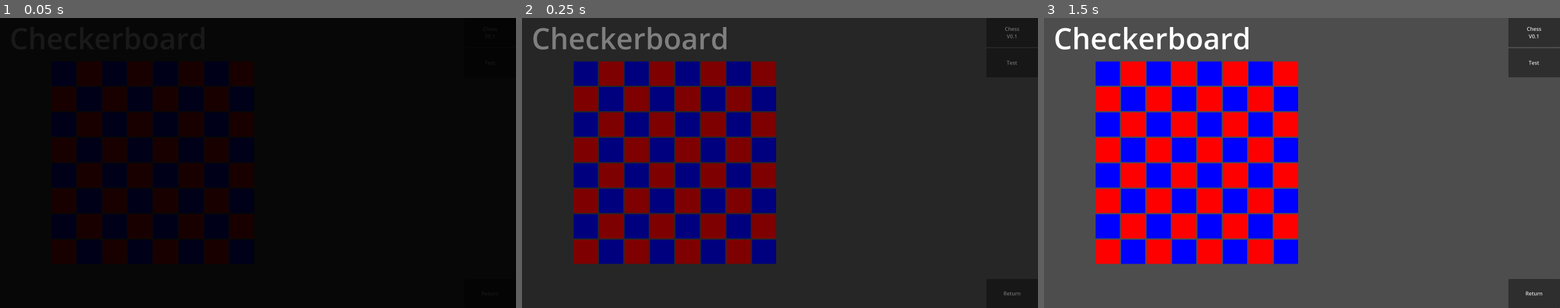
Above: before the commit, frames 1-3 (left to right).
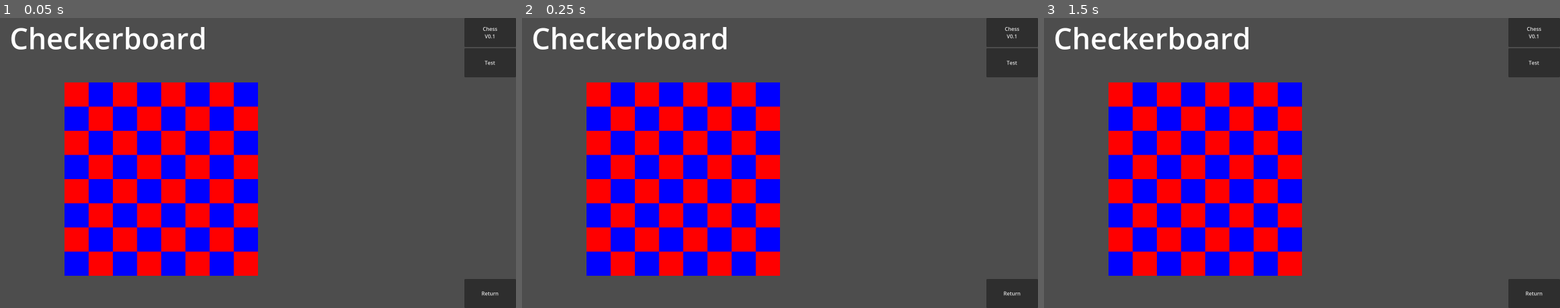
Above: after the commit, the same moments.

Repository: Thorpas/Godot-4-Cookbook
Game: Godot game, scene res://system/showcases/checkerboard/CheckerboardShowcaseScreen.tscn
Two runs of this game, one before a commit and one after it. Both use one fixed random seed, a clock stepped at 60 frames per second and the inputs below. This scene is started directly instead of the project's main scene.
Inputs (mouse positions are in pixels of both pictures, inside the frame that each line leads up to):
- Up to frame 1 (0.05 s): no input
- Up to frame 2 (0.25 s): no input
- Up to frame 3 (1.5 s): click (1105, 73) at 0.52 s; click (1121, 93) at 1.27 s

The runs differ from the first frame. In frame 1, 100% of the frame differs, in the area x 0-100%, y 0-100%; in frame 2, 97%; in frame 3, 18%.

Commit message:
Update Checkerboard V0.1.1
Chess V0.2

Diff:
--- a/system/showcases/checkerboard/CheckerboardGame.gd
+++ b/system/showcases/checkerboard/CheckerboardGame.gd
@@ -1,17 +1,120 @@
 extends Node2D
-class_name ChackerboardGame
+class_name CheckerboardGame
+
+# Constants
+enum GAMES{CHESS}
+
+const BLACK = &"Black"
+const WHITE = &"White"
+
+const BISHOP = &"Bishop"
+const KING = &"King"
+const KNIGHT = &"Knight"
+const PAWN = &"Pawn"
+const QUEEN = &"Queen"
+const ROOK = &"ROOK"
 
 # Functions
+var _game:GAMES
 
 ## Godot
 func _ready():
 	_initialize_color_board(Vector2(75, 75), Color.RED, Color.BLUE)
+
+## Chess
+func initialize_chess_game():
+	var _piece:ChessPiece
+	_game = GAMES.CHESS
+	await _initialize_color_board(Vector2(75, 75), Color.BURLYWOOD, Color.SADDLE_BROWN)
+	_piece = _create_chess_piece(ROOK, BLACK)
+	_set_piece_on_board(_piece, 0, 0)
+	_piece = _create_chess_piece(KNIGHT, BLACK)
+	_set_piece_on_board(_piece, 1, 0)
+	_piece = _create_chess_piece(BISHOP, BLACK)
+	_set_piece_on_board(_piece, 2, 0)
+	_piece = _create_chess_piece(QUEEN, BLACK)
+	_set_piece_on_board(_piece, 3, 0)
+	_piece = _create_chess_piece(KING, BLACK)
+	_set_piece_on_board(_piece, 4, 0)
+	_piece = _create_chess_piece(BISHOP, BLACK)
+	_set_piece_on_board(_piece, 5, 0)
+	_piece = _create_chess_piece(KNIGHT, BLACK)
+	_set_piece_on_board(_piece, 6, 0)
+	_piece = _create_chess_piece(ROOK, BLACK)
+	_set_piece_on_board(_piece, 7, 0)
+	_piece = _create_chess_piece(PAWN, BLACK)
+	_set_piece_on_board(_piece, 0, 1)
+	_piece = _create_chess_piece(PAWN, BLACK)
+	_set_piece_on_board(_piece, 1, 1)
+	_piece = _create_chess_piece(PAWN, BLACK)
+	_set_piece_on_board(_piece, 2, 1)
+	_piece = _create_chess_piece(PAWN, BLACK)
+	_set_piece_on_board(_piece, 3, 1)
+	_piece = _create_chess_piece(PAWN, BLACK)
+	_set_piece_on_board(_piece, 4, 1)
+	_piece = _create_chess_piece(PAWN, BLACK)
+	_set_piece_on_board(_piece, 5, 1)
+	_piece = _create_chess_piece(PAWN, BLACK)
+	_set_piece_on_board(_piece, 6, 1)
+	_piece = _create_chess_piece(PAWN, BLACK)
+	_set_piece_on_board(_piece, 7, 1)
+	_piece = _create_chess_piece(PAWN, WHITE)
+	_set_piece_on_board(_piece, 0, 6)
+	_piece = _create_chess_piece(PAWN, WHITE)
+	_set_piece_on_board(_piece, 1, 6)
+	_piece = _create_chess_piece(PAWN, WHITE)
+	_set_piece_on_board(_piece, 2, 6)
+	_piece = _create_chess_piece(PAWN, WHITE)
+	_set_piece_on_board(_piece, 3, 6)
+	_piece = _create_chess_piece(PAWN, WHITE)
+	_set_piece_on_board(_piece, 4, 6)
+	_piece = _create_chess_piece(PAWN, WHITE)
+	_set_piece_on_board(_piece, 5, 6)
+	_piece = _create_chess_piece(PAWN, WHITE)
+	_set_piece_on_board(_piece, 6, 6)
+	_piece = _create_chess_piece(PAWN, WHITE)
+	_set_piece_on_board(_piece, 7, 6)
+	_piece = _create_chess_piece(ROOK, WHITE)
+	_set_piece_on_board(_piece, 0, 7)
+	_piece = _create_chess_piece(KNIGHT, WHITE)
+	_set_piece_on_board(_piece, 1, 7)
+	_piece = _create_chess_piece(BISHOP, WHITE)
+	_set_piece_on_board(_piece, 2, 7)
+	_piece = _create_chess_piece(QUEEN, WHITE)
+	_set_piece_on_board(_piece, 3, 7)
+	_piece = _create_chess_piece(KING, WHITE)
+	_set_piece_on_board(_piece, 4, 7)
+	_piece = _create_chess_piece(BISHOP, WHITE)
+	_set_piece_on_board(_piece, 5, 7)
+	_piece = _create_chess_piece(KNIGHT, WHITE)
+	_set_piece_on_board(_piece, 6, 7)
+	_piece = _create_chess_piece(ROOK, WHITE)
+	_set_piece_on_board(_piece, 7, 7)
+### Pieces
+func _create_chess_piece(piece:StringName, color:StringName)->ChessPiece:
+	var _piece:ChessPiece
+	match piece:
+		BISHOP:
+			_piece = load("res://system/showcases/checkerboard/chess/piece/bishop/BishopChessPiece.tscn").instantiate()
+		KING:
+			_piece = load("res://system/showcases/checkerboard/chess/piece/king/KingChessPiece.tscn").instantiate()
+		KNIGHT:
+			_piece = load("res://system/showcases/checkerboard/chess/piece/knight/KnightChessPiece.tscn").instantiate()
+		PAWN:
+			_piece = load("res://system/showcases/checkerboard/chess/piece/pawn/PawnChessPiece.tscn").instantiate()
+		QUEEN:
+			_piece = load("res://system/showcases/checkerboard/chess/piece/queen/QueenChessPiece.tscn").instantiate()
+		ROOK:
+			_piece = load("res://system/showcases/checkerboard/chess/piece/ROOK/ROOKChessPiece.tscn").instantiate()
+	_piece.initialize_chess_piece(color)
+	return _piece
 
 ## Board
 func _initialize_color_board(tileSize:Vector2, tileA:Color, tileB:Color):
 	$Checkerboard.initialize_checkerboard(tileSize, tileA, tileB)
 func _initialize_texture_board(tileSize:Vector2, tileA:Texture2D, tileB:Texture2D):
 	$Checkerboard.initialize_checkerboard(tileSize, tileA, tileB)
-### Games
-func initialize_chess_game():
-	_initialize_color_board(Vector2(75, 75), Color.CORNSILK, Color.DARK_GREEN)
+### Tiles
+### Pieces
+func _set_piece_on_board(piece:CheckerboardPiece, x:int, y:int):
+	$Checkerboard.set_piece_on_board(piece, x, y)
--- a/system/showcases/checkerboard/CheckerboardShowcaseScreen.gd
+++ b/system/showcases/checkerboard/CheckerboardShowcaseScreen.gd
@@ -2,4 +2,7 @@
 
 # Functions
 func _on_chess_button_up():
+	await transition_into_color(Color.BLACK, 0.5)
+	$Chess.set_visible(true)
 	$CheckerboardGame.initialize_chess_game()
+	await transition_from_color(Color.BLACK, 0.5)
--- a/system/showcases/checkerboard/CheckerboardShowcaseScreen.tscn
+++ b/system/showcases/checkerboard/CheckerboardShowcaseScreen.tscn
@@ -10,8 +10,143 @@
 [node name="Title" parent="." index="0"]
 text = "[font_size=90]Checkerboard[/font_size]"
 
-[node name="CheckerboardGame" parent="." index="1" instance=ExtResource("3_kckld")]
-position = Vector2(160, 135)
+[node name="Chess" type="Control" parent="." index="1"]
+visible = false
+layout_mode = 3
+anchors_preset = 0
+offset_right = 40.0
+offset_bottom = 40.0
+
+[node name="Files" type="HBoxContainer" parent="Chess" index="0"]
+layout_mode = 0
+offset_left = 200.0
+offset_top = 135.0
+offset_right = 828.0
+offset_bottom = 172.0
+theme_override_constants/separation = 0
+
+[node name="A" type="RichTextLabel" parent="Chess/Files" index="0"]
+custom_minimum_size = Vector2(75, 0)
+layout_mode = 2
+bbcode_enabled = true
+text = "[center][font_size=27]A[/font_size][/center]"
+fit_content = true
+
+[node name="B" type="RichTextLabel" parent="Chess/Files" index="1"]
+custom_minimum_size = Vector2(75, 0)
+layout_mode = 2
+bbcode_enabled = true
+text = "[center][font_size=27]B[/font_size][/center]"
+fit_content = true
+
+[node name="C" type="RichTextLabel" parent="Chess/Files" index="2"]
+custom_minimum_size = Vector2(75, 0)
+layout_mode = 2
+bbcode_enabled = true
+text = "[center][font_size=27]C[/font_size][/center]"
+fit_content = true
+
+[node name="D" type="RichTextLabel" parent="Chess/Files" index="3"]
+custom_minimum_size = Vector2(75, 0)
+layout_mode = 2
+bbcode_enabled = true
+text = "[center][font_size=27]D[/font_size][/center]"
+fit_content = true
+
+[node name="E" type="RichTextLabel" parent="Chess/Files" index="4"]
+custom_minimum_size = Vector2(75, 0)
+layout_mode = 2
+bbcode_enabled = true
+text = "[center][font_size=27]E[/font_size][/center]"
+fit_content = true
+
+[node name="F" type="RichTextLabel" parent="Chess/Files" index="5"]
+custom_minimum_size = Vector2(75, 0)
+layout_mode = 2
+bbcode_enabled = true
+text = "[center][font_size=27]F[/font_size][/center]"
+fit_content = true
+
+[node name="G" type="RichTextLabel" parent="Chess/Files" index="6"]
+custom_minimum_size = Vector2(75, 0)
+layout_mode = 2
+bbcode_enabled = true
+text = "[center][font_size=27]G[/font_size][/center]"
+fit_content = true
+
+[node name="H" type="RichTextLabel" parent="Chess/Files" index="7"]
+custom_minimum_size = Vector2(75, 0)
+layout_mode = 2
+bbcode_enabled = true
+text = "[center][font_size=27]H[/font_size][/center]"
+fit_content = true
+
+[node name="Ranks" type="VBoxContainer" parent="Chess" index="1"]
+layout_mode = 0
+offset_left = 150.0
+offset_top = 220.0
+offset_right = 187.0
+offset_bottom = 820.0
+theme_override_constants/separation = 0
+
+[node name="8" type="RichTextLabel" parent="Chess/Ranks" index="0"]
+custom_minimum_size = Vector2(37, 75)
+layout_mode = 2
+bbcode_enabled = true
+text = "[font_size=27]8[/font_size]"
+fit_content = true
+
+[node name="7" type="RichTextLabel" parent="Chess/Ranks" index="1"]
+custom_minimum_size = Vector2(37, 75)
+layout_mode = 2
+bbcode_enabled = true
+text = "[font_size=27]7[/font_size]"
+fit_content = true
+
+[node name="6" type="RichTextLabel" parent="Chess/Ranks" index="2"]
+custom_minimum_size = Vector2(37, 75)
+layout_mode = 2
+bbcode_enabled = true
+text = "[font_size=27]6[/font_size]"
+fit_content = true
+
+[node name="5" type="RichTextLabel" parent="Chess/Ranks" index="3"]
+custom_minimum_size = Vector2(37, 75)
+layout_mode = 2
+bbcode_enabled = true
+text = "[font_size=27]5[/font_size]"
+fit_content = true
+
+[node name="4" type="RichTextLabel" parent="Chess/Ranks" index="4"]
+custom_minimum_size = Vector2(37, 75)
+layout_mode = 2
+bbcode_enabled = true
+text = "[font_size=27]4[/font_size]"
+fit_content = true
+
+[node name="3" type="RichTextLabel" parent="Chess/Ranks" index="5"]
+custom_minimum_size = Vector2(37, 75)
+layout_mode = 2
+bbcode_enabled = true
+text = "[font_size=27]3[/font_size]"
+fit_content = true
+
+[node name="2" type="RichTextLabel" parent="Chess/Ranks" index="6"]
+custom_minimum_size = Vector2(37, 75)
+layout_mode = 2
+bbcode_enabled = true
+text = "[font_size=27]2[/font_size]"
+fit_content = true
+
+[node name="1" type="RichTextLabel" parent="Chess/Ranks" index="7"]
+custom_minimum_size = Vector2(37, 75)
+layout_mode = 2
+bbcode_enabled = true
+text = "[font_size=27]1[/font_size]"
+fit_content = true
+
+[node name="CheckerboardGame" parent="." index="2" instance=ExtResource("3_kckld")]
+position = Vector2(200, 200)
 
 [node name="VBox" type="VBoxContainer" parent="Interface" index="0"]
 custom_minimum_size = Vector2(160, 800)
@@ -30,4 +165,7 @@
 layout_mode = 2
 text = "Test"
 
+[node name="Transition" parent="." index="4"]
+visible = false
+
 [connection signal="button_up" from="Interface/VBox/Chess" to="." method="_on_chess_button_up"]
--- a/system/showcases/checkerboard/board/Checkerboard.gd
+++ b/system/showcases/checkerboard/board/Checkerboard.gd
@@ -2,6 +2,7 @@
 class_name Checkerboard
 
 # Functions
+signal tile_selected(tile)
 
 ## Board
 func initialize_checkerboard(tileSize:Vector2, tileA, tileB):
@@ -9,33 +10,34 @@
 	for _tile in $Grid.get_children():
 		$Grid.remove_child(_tile)
 	while _i < 64:
-		var _tile = TextureButton.new()
-		_tile.set_name("Tile" + str(_i))
+		var _tile = load("res://system/showcases/checkerboard/board/CheckerboardTile.tscn").instantiate()
+		_tile.initialize_checkerboard_tile(_i, tileSize)
 		_tile.button_up.connect(on_tile_selected.bind(_i))
-		_tile.set_ignore_texture_size(true)
-		_tile.set_stretch_mode(TextureButton.STRETCH_SCALE)
-		_tile.set_custom_minimum_size(tileSize)
-		if (_i%2 + (int(_i/8)%2)) == 1:
+		if (_i%2 + (int(_i/8)%2)) != 1:
 			if typeof(tileA) == TYPE_COLOR:
-				_tile.set_texture_normal(PlaceholderTexture2D.new())
-				_tile.set_modulate(tileA)
+				_tile.set_self_modulate(tileA)
 			elif tileA.is_class("Texture2D"):
 				_tile.set_texture_normal(tileA)
 		else:
 			if typeof(tileB) == TYPE_COLOR:
-				_tile.set_texture_normal(PlaceholderTexture2D.new())
-				_tile.set_modulate(tileB)
+				_tile.set_self_modulate(tileB)
 			elif tileB.is_class("Texture2D"):
 				_tile.set_texture_normal(tileB)
 		$Grid.add_child(_tile)
 		_i += 1
 func _check_coordinates_are_valid(x:int, y:int)->bool:
 	return x >= 0 and x < 8 and y >= 0 and y < 8
-func _coordinates_to_id(x:int, y:int)->int:
-	return (x * 8) + y
-func _id_to_coordinates(id:int)->Vector2i:
-	return Vector2i(int(id/8), id%8)
+func _grid_to_id(x:int, y:int)->int:
+	return (y * 8) + x
 
 ## Tiles
+func get_tile(tileID:int)->CheckerboardTile:
+	return $Grid.get_child(tileID)
 func on_tile_selected(id:int):
-	print($Grid.get_child(id).get_name())
+	emit_signal("tile_selected", id)
+
+## Pieces
+func set_piece_on_board(piece:CheckerboardPiece, x:int, y:int):
+	_set_piece_on_tile(piece, _grid_to_id(x, y))
+func _set_piece_on_tile(piece:CheckerboardPiece, tileID:int):
+	get_tile(tileID).set_piece(piece)
--- a/system/showcases/checkerboard/board/Checkerboard.tscn
+++ b/system/showcases/checkerboard/board/Checkerboard.tscn
@@ -8,4 +8,6 @@
 [node name="Grid" type="GridContainer" parent="."]
 offset_right = 40.0
 offset_bottom = 40.0
+theme_override_constants/h_separation = 0
+theme_override_constants/v_separation = 0
 columns = 8
--- /dev/null
+++ b/system/showcases/checkerboard/board/CheckerboardPiece.gd
@@ -0,0 +1,8 @@
+extends Node2D
+class_name CheckerboardPiece
+
+# Variables
+
+# Functions
+func get_possible_movement()->Array:
+	return []
--- /dev/null
+++ b/system/showcases/checkerboard/board/CheckerboardPiece.tscn
@@ -0,0 +1,6 @@
+[gd_scene load_steps=2 format=3 uid="uid://606fwcj6ulo5"]
+
+[ext_resource type="Script" path="res://system/showcases/checkerboard/board/CheckerboardPiece.gd" id="1_5bm27"]
+
+[node name="CheckerboardPiece" type="Node2D"]
+script = ExtResource("1_5bm27")
--- /dev/null
+++ b/system/showcases/checkerboard/board/CheckerboardTile.gd
@@ -0,0 +1,24 @@
+extends TextureButton
+class_name CheckerboardTile
+
+# Variables
+var _tileID:int
+var _piece:CheckerboardPiece
+
+# Functions
+
+## Tile
+func initialize_checkerboard_tile(ID:int, size:Vector2):
+	_tileID = ID
+	_set_tile_size(size)
+func _set_tile_size(size):
+	set_custom_minimum_size(size)
+	set_size(size)
+
+## Piece
+func get_piece()->CheckerboardPiece:
+	return _piece
+func set_piece(piece:CheckerboardPiece):
+	_piece = piece
+	add_child(_piece)
+	_piece.set_position(get_size()/2)
--- /dev/null
+++ b/system/showcases/checkerboard/board/CheckerboardTile.tscn
@@ -0,0 +1,10 @@
+[gd_scene load_steps=3 format=3 uid="uid://pqbno1oq6tq5"]
+
+[ext_resource type="Texture2D" uid="uid://b8rexxe8j53ne" path="res://data/images/white_square.png" id="1_ggtqf"]
+[ext_resource type="Script" path="res://system/showcases/checkerboard/board/CheckerboardTile.gd" id="1_wgwrn"]
+
+[node name="CheckerboardTile" type="TextureButton"]
+texture_normal = ExtResource("1_ggtqf")
+ignore_texture_size = true
+stretch_mode = 0
+script = ExtResource("1_wgwrn")
--- /dev/null
+++ b/system/showcases/checkerboard/chess/piece/ChessPiece.gd
@@ -0,0 +1,23 @@
+extends CheckerboardPiece
+class_name ChessPiece
+
+# Variables
+var _color:StringName = &"Color"
+var _moved:bool = false
+
+# Functions
+func initialize_chess_piece(color:StringName):
+	_color = color
+	match _color:
+		CheckerboardGame.BLACK:
+			set_modulate(Color.BLACK)
+		CheckerboardGame.WHITE:
+			set_modulate(Color.WHITE)
+func get_possible_movements()->Array:
+	return []
+func get_possible_captures()->Array:
+	return []
+func on_movement():
+	_moved = true
+func check_color(color:StringName):
+	return _color == color
--- /dev/null
+++ b/system/showcases/checkerboard/chess/piece/ChessPiece.tscn
@@ -0,0 +1,17 @@
+[gd_scene load_steps=3 format=3 uid="uid://bgglkdgor7ib5"]
+
+[ext_resource type="PackedScene" uid="uid://606fwcj6ulo5" path="res://system/showcases/checkerboard/board/CheckerboardPiece.tscn" id="1_52xum"]
+[ext_resource type="Script" path="res://system/showcases/checkerboard/chess/piece/ChessPiece.gd" id="2_3tiaq"]
+
+[node name="ChessPiece" instance=ExtResource("1_52xum")]
+script = ExtResource("2_3tiaq")
+
+[node name="Label" type="RichTextLabel" parent="." index="0"]
+custom_minimum_size = Vector2(75, 0)
+offset_left = -37.5
+offset_top = -18.75
+offset_right = 37.5
+offset_bottom = 7.25
+bbcode_enabled = true
+text = "[center][font_size=18]Piece"
+fit_content = true
--- /dev/null
+++ b/system/showcases/checkerboard/chess/piece/bishop/BishopChessPiece.tscn
@@ -0,0 +1,10 @@
+[gd_scene load_steps=3 format=3 uid="uid://dof6g3qoav414"]
+
+[ext_resource type="PackedScene" uid="uid://bgglkdgor7ib5" path="res://system/showcases/checkerboard/chess/piece/ChessPiece.tscn" id="1_jbgby"]
+[ext_resource type="Script" path="res://system/showcases/checkerboard/chess/piece/bishop/BishopChessPiece.gd" id="2_1te7o"]
+
+[node name="BishopChessPiece" instance=ExtResource("1_jbgby")]
+script = ExtResource("2_1te7o")
+
+[node name="Label" parent="." index="0"]
+text = "[center][font_size=18]Bishop"
--- /dev/null
+++ b/system/showcases/checkerboard/chess/piece/king/KingChessPiece.tscn
@@ -0,0 +1,10 @@
+[gd_scene load_steps=3 format=3 uid="uid://bwipuamsesefl"]
+
+[ext_resource type="PackedScene" uid="uid://bgglkdgor7ib5" path="res://system/showcases/checkerboard/chess/piece/ChessPiece.tscn" id="1_nymsf"]
+[ext_resource type="Script" path="res://system/showcases/checkerboard/chess/piece/king/KingChessPiece.gd" id="2_lkcgn"]
+
+[node name="KingChessPiece" instance=ExtResource("1_nymsf")]
+script = ExtResource("2_lkcgn")
+
+[node name="Label" parent="." index="0"]
+text = "[center][font_size=18]King"
--- /dev/null
+++ b/system/showcases/checkerboard/chess/piece/knight/KnightChessPiece.tscn
@@ -0,0 +1,11 @@
+[gd_scene load_steps=3 format=3 uid="uid://d36yh8pdrnuk4"]
+
+[ext_resource type="PackedScene" uid="uid://bgglkdgor7ib5" path="res://system/showcases/checkerboard/chess/piece/ChessPiece.tscn" id="1_1t8gl"]
+[ext_resource type="Script" path="res://system/showcases/checkerboard/chess/piece/knight/KnightChessPiece.gd" id="2_u44vj"]
+
+[node name="KnightChessPiece" instance=ExtResource("1_1t8gl")]
+script = ExtResource("2_u44vj")
+
+[node name="Label" parent="." index="0"]
+text = "[center][font_size=18]Knight
+"
--- /dev/null
+++ b/system/showcases/checkerboard/chess/piece/pawn/PawnChessPiece.tscn
@@ -0,0 +1,10 @@
+[gd_scene load_steps=3 format=3 uid="uid://8oqrtlayydnp"]
+
+[ext_resource type="PackedScene" uid="uid://bgglkdgor7ib5" path="res://system/showcases/checkerboard/chess/piece/ChessPiece.tscn" id="1_gav1c"]
+[ext_resource type="Script" path="res://system/showcases/checkerboard/chess/piece/pawn/PawnChessPiece.gd" id="2_bo0uq"]
+
+[node name="PawnChessPiece" instance=ExtResource("1_gav1c")]
+script = ExtResource("2_bo0uq")
+
+[node name="Label" parent="." index="0"]
+text = "[center][font_size=18]Pawn"
--- /dev/null
+++ b/system/showcases/checkerboard/chess/piece/queen/QueenChessPiece.tscn
@@ -0,0 +1,11 @@
+[gd_scene load_steps=3 format=3 uid="uid://cjnnps140sab6"]
+
+[ext_resource type="PackedScene" uid="uid://bgglkdgor7ib5" path="res://system/showcases/checkerboard/chess/piece/ChessPiece.tscn" id="1_5djtj"]
+[ext_resource type="Script" path="res://system/showcases/checkerboard/chess/piece/queen/QueenChessPiece.gd" id="2_x7vrn"]
+
+[node name="QueenChessPiece" instance=ExtResource("1_5djtj")]
+script = ExtResource("2_x7vrn")
+
+[node name="Label" parent="." index="0"]
+text = "[center][font_size=18]Queen
+"
--- /dev/null
+++ b/system/showcases/checkerboard/chess/piece/rook/RookChessPiece.tscn
@@ -0,0 +1,8 @@
+[gd_scene load_steps=2 format=3 uid="uid://b31mj3toutaha"]
+
+[ext_resource type="PackedScene" uid="uid://bgglkdgor7ib5" path="res://system/showcases/checkerboard/chess/piece/ChessPiece.tscn" id="1_vb070"]
+
+[node name="RookChessPiece" instance=ExtResource("1_vb070")]
+
+[node name="Label" parent="." index="0"]
+text = "[center][font_size=18]Rook"
Binary file added: data/images/white_square.png
Not shown, added: data/images/white_square.png.import
